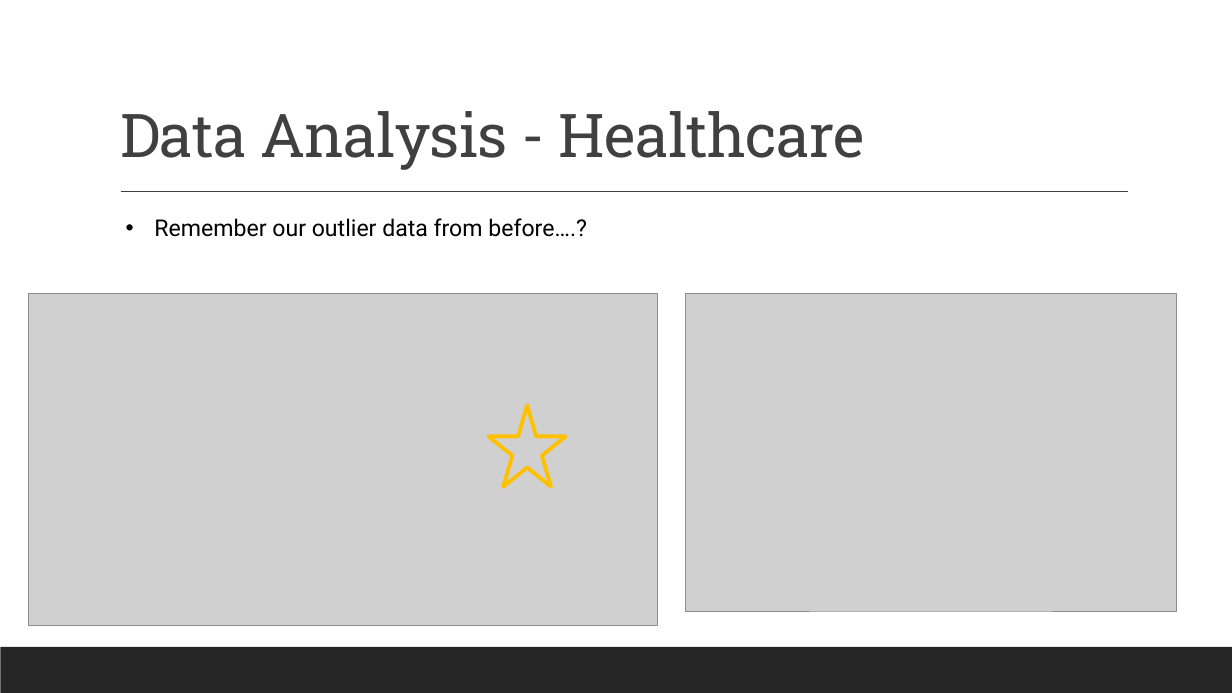
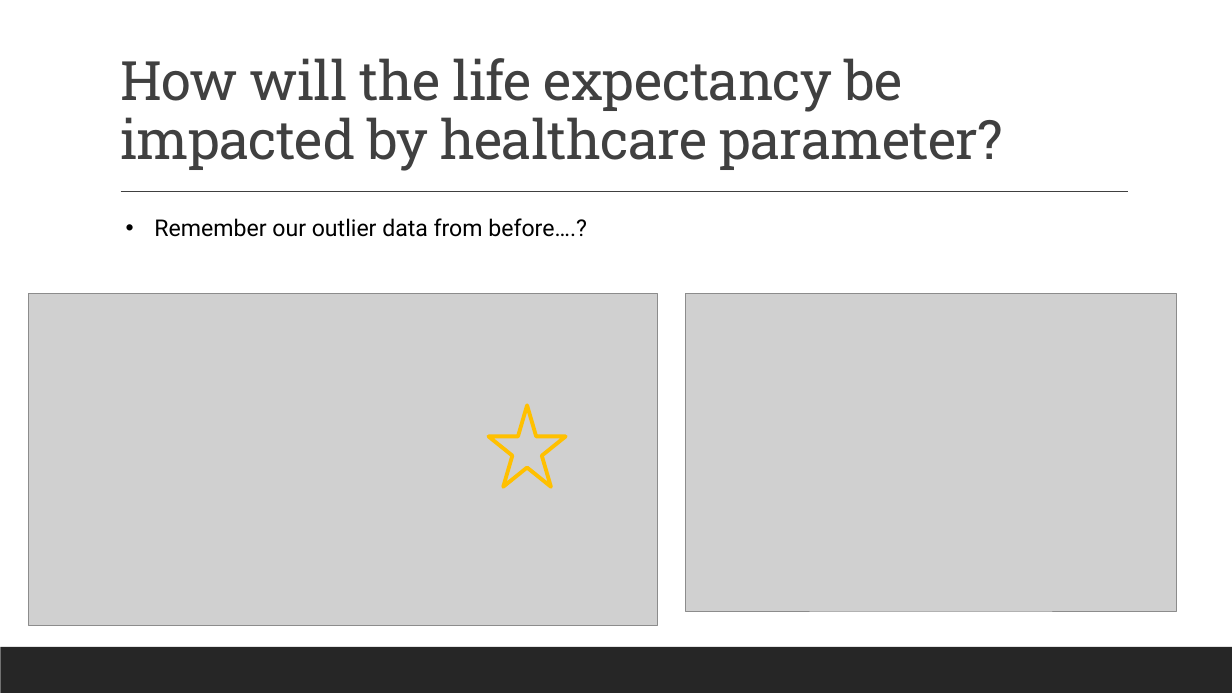
Before and after one commit to pkorat/World-Life-Expectancy-Analysis, a slide deck: slide 9 of Bulldogs – Project 1 Presentation.pptx. Drawn at 1232x693 pixels with LibreOffice and Linux fonts; fonts in the diff are those of the drawing; grey boxes stand for pictures. Boxes give left, top, right and bottom in pixels: in the first picture for what was removed or moved away, otherwise in the second. Text is boxed around its words. In the diff, an @@ line names an element or a change of style, - is before the commit and + after.

```diff
--- a/Bulldogs – Project 1 Presentation.pptx
+++ b/Bulldogs – Project 1 Presentation.pptx
@@ title at (120,58,1002,171): text changed; size 47 to 42.3 pt @@
-Data Analysis - Healthcare
+How will the life expectancy be impacted by healthcare parameter?
```
Also in this commit, not shown: 3 other slides changed.
